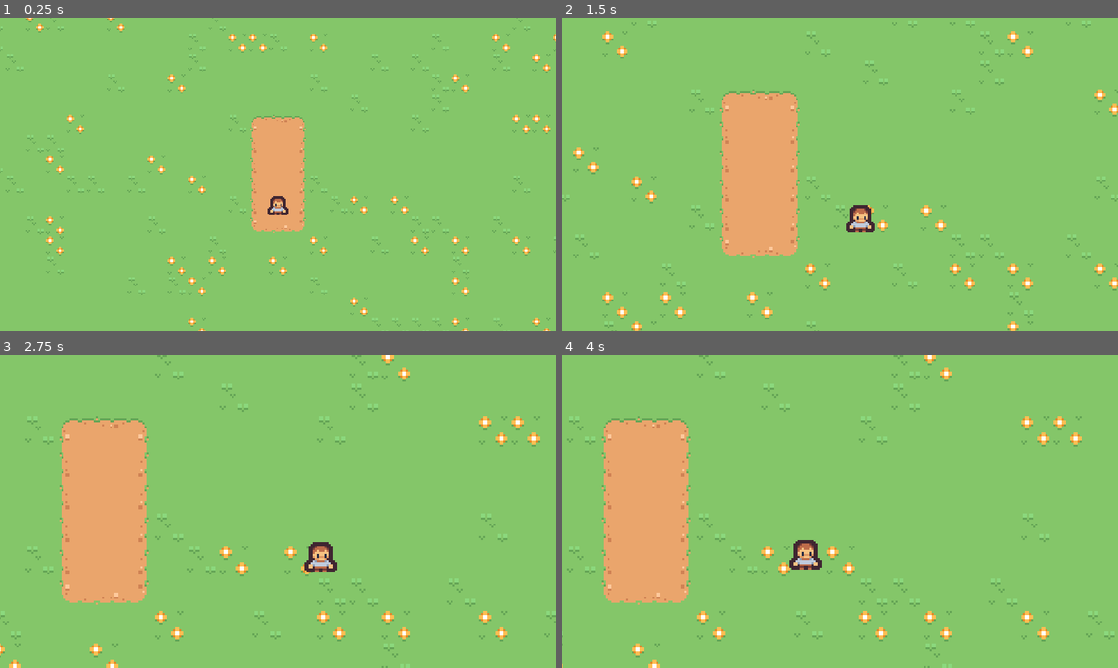
Above: before the commit, frames 1-4 (two rows, left to right).
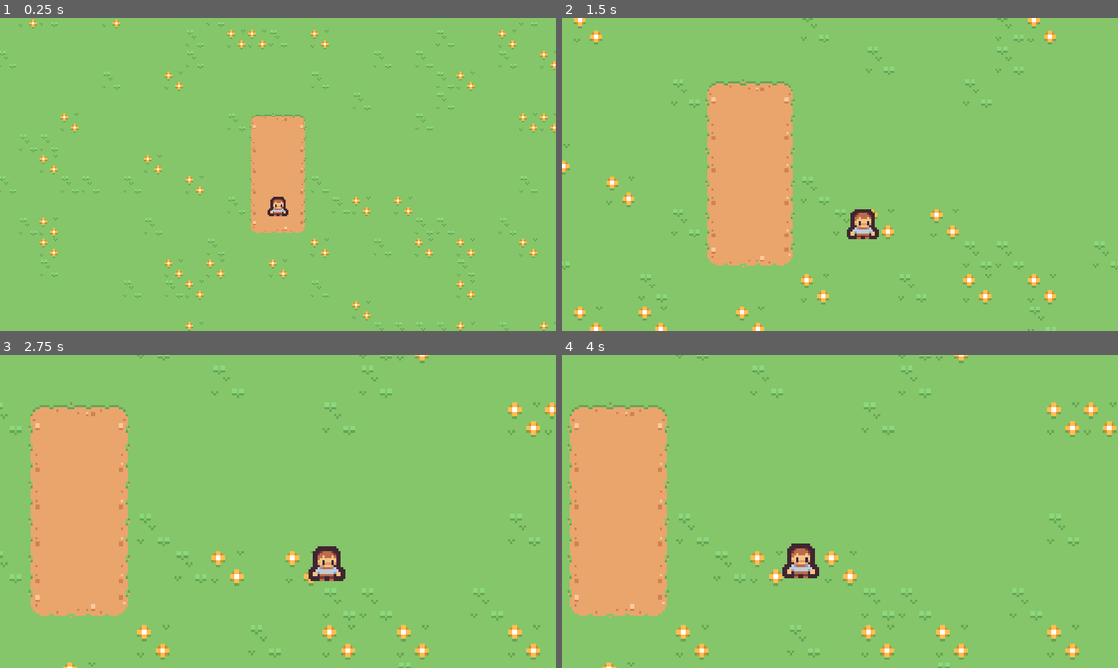
Above: after the commit, the same moments.

Repository: imkimdol/website
Game: Godot game, scene res://main_scene.tscn
Two runs of this game, one before a commit and one after it. Both use one fixed random seed, a clock stepped at 60 frames per second and the inputs below.
Inputs (mouse positions are in pixels of both pictures, inside the frame that each line leads up to):
- Up to frame 1 (0.25 s): no input
- Up to frame 2 (1.5 s): tap Enter (ui_accept) at 0.5, 0.77 s; move the mouse to (962, 158) at 0.52 s; hold D (ui_right) 0.53-1.25 s; tap O at 0.6 s; click (962, 158) at 0.67 s; drag from (728, 190) to (812, 237) at 1.27 s
- Up to frame 3 (2.75 s): move the mouse to (333, 442) at 2.02 s; hold D (ui_right) from 2.03 s (still down); tap O at 2.1 s
- Up to frame 4 (4 s): release D (ui_right) at 2.75 s; drag from (812, 574) to (673, 464) at 2.77 s; move the mouse to (1006, 558) at 3.52 s; hold A (ui_left) from 3.53 s (still down); tap O at 3.6 s; tap Enter (ui_accept) at 3.77 s

The runs differ from the first frame. In frame 1, 4.5% of the frame differs, in the area x 0-100%, y 0-100%; in frame 2, 7.7%; in frame 3, 11%; in frame 4, 12%.

Commit message:
Refactor and adjust camera zoom

Diff:
--- a/camera.gd
+++ b/camera.gd
@@ -1,15 +1,20 @@
 extends Camera2D
+
+var tween: Tween
 
 func _ready():
 	Global.focus_camera.connect(on_focus_camera)
 	Global.unfocus_camera.connect(on_unfocus_camera)
-	var tween = get_tree().create_tween()
-	tween.tween_property(self, "zoom", Vector2(1.75, 1.75), 2)
+	zoom_to(Vector2(2, 2), 2)
 
 func on_focus_camera():
-	var tween = get_tree().create_tween()
-	tween.tween_property(self, "zoom", Vector2(2.5, 2.5), 0.5)
+	zoom_to(Vector2(3, 3), 0.5)
 
 func on_unfocus_camera():
-	var tween = get_tree().create_tween()
-	tween.tween_property(self, "zoom", Vector2(1.75, 1.75), 0.5)
+	zoom_to(Vector2(2, 2), 1)
+
+func zoom_to(amount: Vector2, duration: float):
+	if tween:
+		tween.kill()
+	tween = get_tree().create_tween()
+	tween.tween_property(self, "zoom", amount, duration)
